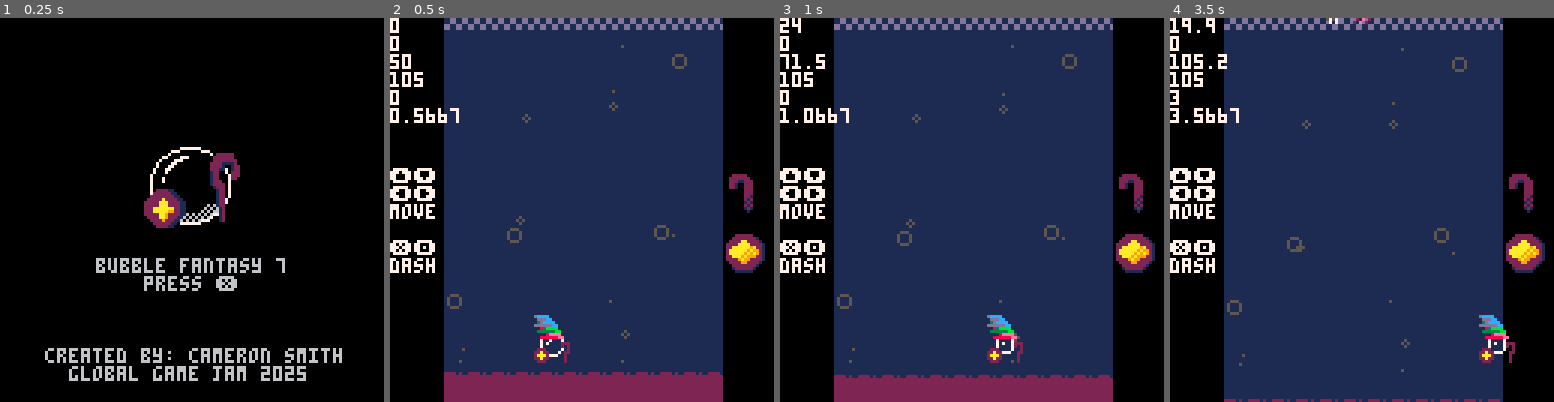
Above: before the commit, frames 1-4 (left to right).
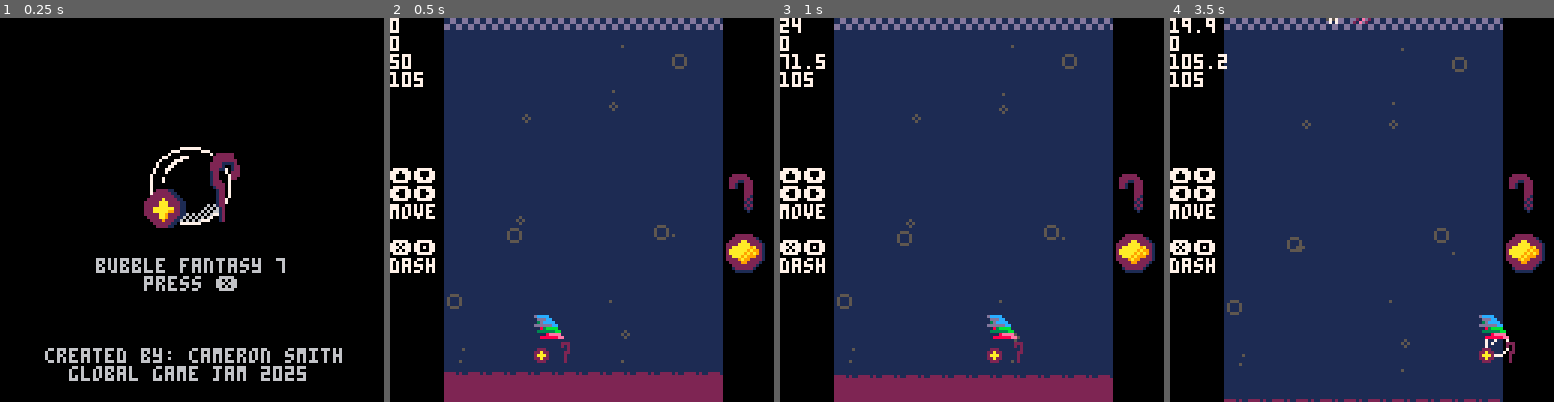
Above: after the commit, the same moments.

Repository: dumbanode/Bubble-Fantasy-7
Game: PICO-8 cartridge ggj2025.p8
The game is run twice, just before and just after one commit, with the same random seed, the same clock (stepped at 60 frames per second) and the same inputs.
Inputs:
- Up to frame 1 (0.25 s): no input
- Up to frame 2 (0.5 s): tap X (X key) at 0.33 s
- Up to frame 3 (1 s): tap O (Z key) at 0.7 s
- Up to frame 4 (3.5 s): tap X (X key) at 1.07, 1.85, 2.97 s; hold Right 1.6-2.1 s; tap O (Z key) every 0.4 s from 1.7 to 3.3 s; hold Up 2.15-2.42 s; hold Right 2.47-3.03 s; hold Left from 3.08 s (still down)

Frame 1 is identical in both runs. In frame 2, 0.5% of the frame differs, in the area x 0-46%, y 18-89%; in frame 3, 0.4%; in frame 4, 0.5%, in the area x 0-89%, y 18-89%.

Commit message:
Bubble now updates

Diff:
--- a/ggj2025.p8
+++ b/ggj2025.p8
@@ -215,14 +215,6 @@
 	)
 	print(
 		plr.pos.y,
-		7
-	)
-	print(
-		count(curr_enemies),
-		7
-	)
-	print(
-		time(),
 		7
 	)
 
@@ -309,11 +301,22 @@
 		------------
 		-- update --
 		------------
+		last_time=2,
 		update=function(self)
+			local curr_time=time()
+			local elapsed=
+				curr_time-self.last_time
+
 			damp_impulses()
 			self:update_btn()
 			self:move()
-			--update_distance()
+			update_distance()
+
+			if elapsed > 1 then
+				self:update_spr()
+				self.last_time=curr_time
+			end
+
 		end,
 
 		update_btn=function(self)
@@ -453,6 +456,34 @@
 			return to_return
 		end,
 
+		update_spr=function(self)
+			-- determine the sprite
+			spr_table=
+				plr_spr[1]
+
+			if not is_in_table(
+				spr_table,
+				self.sprites.curr_spr
+			) then
+				self.sprites.curr_spr=
+					spr_table[1]
+			else
+				-- find the index in the table
+				-- use the value of the next index
+				local next_spr = spr_table[1]
+				for i = 1, #spr_table do
+					if spr_table[i] == self.sprites.curr_spr then
+						-- if at the last sprite, loop back to the first, else move to the next
+						next_spr = spr_table[i % #spr_table + 1]
+						break
+					end
+				end
+
+				self.sprites.curr_spr=
+					next_spr
+
+			end
+		end,
 
 		----------
 		-- draw --
@@ -498,100 +529,12 @@
 			if self.is_big then
 				spr(self.big_sprite, self.pos.x, self.pos.y, 2, 2)
 			else
-				spr(self.sprite, self.pos.x, self.pos.y)
+				spr(self.sprites.curr_spr,
+				self.pos.x, self.pos.y)
 			end
 		end
 
 })
---[[
-default_plr={
-		pos={
-			x=50,
-			y=105,
-			x_imp=0,
-			y_imp=0,
-			move_amount=.1,
-		},
-		w=8,
-		h=8,
-		status={
-			is_big=false,
-			level=6,
-			coin_collected=0
-		},
-		dashing=0,
-		dash_timer=0,
-
-		curr_sprite=-1,
-		spr_timer=30,
-		big_sprite=16,
-
-		init=function(self)
-			dash_timer=0
-			plr=default_plr
-			self:set_is_big(false)
-		end,
-
-		set_is_big=function(self)
-			self.is_big=is_big
-			if is_big then
-				self.w=16
-				self.h=16
-			else
-				self.w=8
-				self.h=8
-			end
-		end,
-
-		----------
-		-- draw --
-		----------
-		draw=function(self)
-			self:draw_base_spr()
-			self:draw_equipmnt()
-		end,
-
-		-- draw player sprite
-		draw_equipmnt=function(self)
-			for i=2,6 do
-				xoff=0
-				yoff=0
-				if self.status.level >= i then
-
-					-- grab the equipment spr
-					equip=equip_lvl[i]
-					is_big=plr.status.is_big
-
-					-- if the player is big,
-					-- add an offset for the
-					-- equipment
-					if is_big then
-					 xoff+=equip.bigxoff
-					end
-					if is_big then
-						yoff+=equip.bigyoff
-					end
-
-					spr(
-						equip.sprite,
-						plr.pos.x +
-							(equip.xoff+xoff),
-						plr.pos.y
-							+ (equip.yoff+yoff)
-					)
-				end
-			end
-		end,
-
-		draw_base_spr=function(self)
-			if self.is_big then
-				spr(self.big_sprite, self.pos.x, self.pos.y, 2, 2)
-			else
-				spr(self.sprite, self.pos.x, self.pos.y)
-			end
-		end
-	}
-	--]]
 
 -- reset the player
 function init_plr()
@@ -599,14 +542,7 @@
 	plr:init()
 end
 
-function update_plr()
-	--damp_impulses()
-	--update_btn()
-	--move_plr()
-	--update_distance()
-end
-
--- movement
+-- move to a world class?
 max_x=105
 min_x=18
 max_y=119
@@ -628,36 +564,6 @@
 	[2]={2,3},
 	[3]={4,5}
 }
-
-function update_plr_spr()
-	update_plr_anim()
-end
-
-function update_plr_anim()
-	-- determine the sprite
-	spr_table=
-		plr_spr[1]
-
-	if not is_in_table(
-		spr_table, plr.sprite
-	) then
-		plr.sprite=spr_table[1]
-	else
-		-- find the index in the table
-		-- use the value of the next index
-		local next_spr = spr_table[1]
-		for i = 1, #spr_table do
-			if spr_table[i] == plr.sprite then
-				-- if at the last sprite, loop back to the first, else move to the next
-				next_spr = spr_table[i % #spr_table + 1]
-				break
-			end
-		end
-
-		plr.sprite = next_spr
-
-	end
-end
 
 
 ----------
@@ -703,15 +609,6 @@
 	},
 }
 
---function draw_plr()
---	draw_plr_spr()
---	draw_equipmnt()
---end
-
---function draw_equipmnt()
-
---end
-
 
 
 
@@ -751,7 +648,6 @@
 
 	-- update the player sprite
 	if plr.spr_timer>10 then
-		update_plr_spr()
 		plr.spr_timer=0
 	else
 		plr.spr_timer+=1
